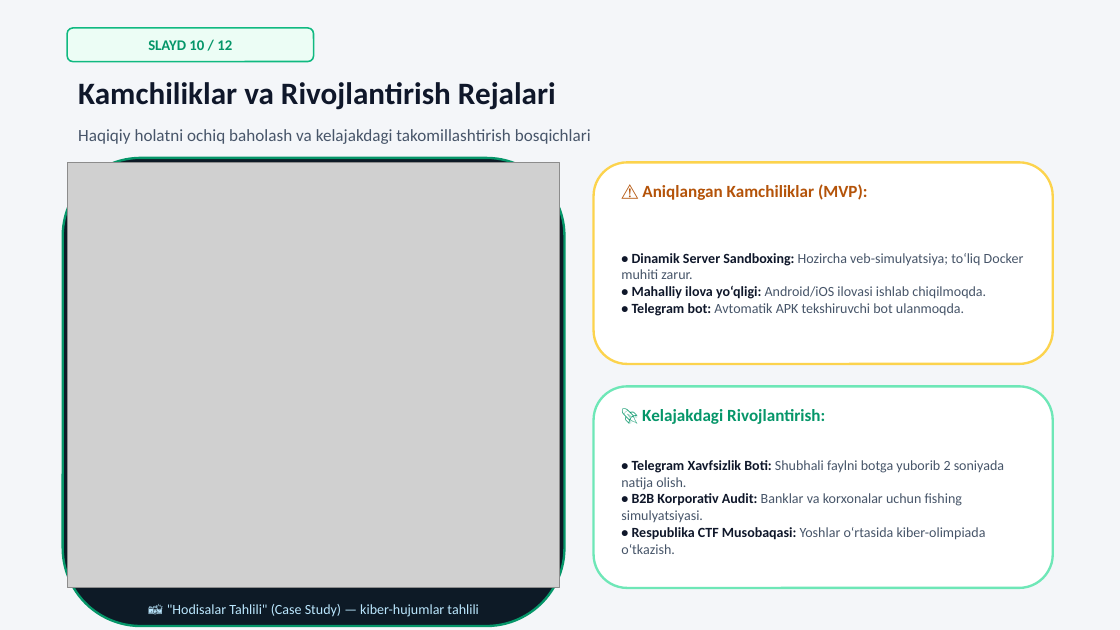
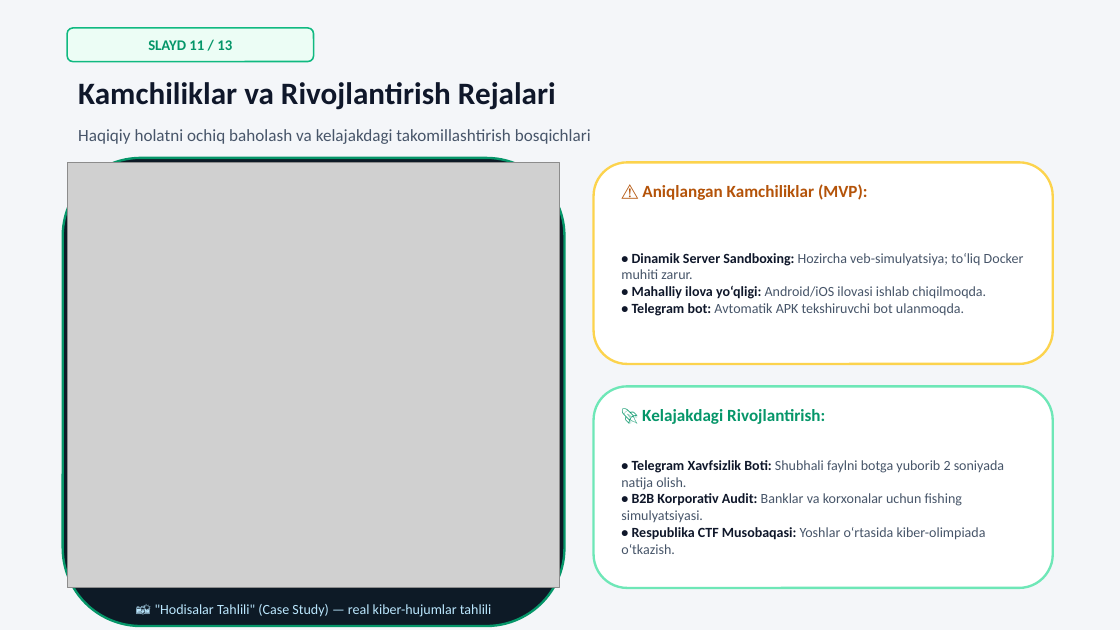
Before and after one commit to bexruzabduraxmonov/kiber-qoriqchi, a slide deck: slide 11 of KiberQoriqchi_Prezentatsiya.pptx (slide 10 before the commit). Drawn at 1120x630 pixels with LibreOffice and Linux fonts; fonts in the diff are those of the drawing; grey boxes stand for pictures. Boxes give left, top, right and bottom in pixels: in the first picture for what was removed or moved away, otherwise in the second. Text is boxed around its words. In the diff, an @@ line names an element or a change of style, - is before the commit and + after.

Commit message:
feat: Muallif (Abduraxmonov Bexruz) slaydi va rasmi prezentatsiyaga qoshildi

```diff
--- a/KiberQoriqchi_Prezentatsiya.pptx
+++ b/KiberQoriqchi_Prezentatsiya.pptx
@@ text at (x1=148, y1=40, x2=232, y2=50): text changed @@
-SLAYD 10 / 12
+SLAYD 11 / 13
@@ text at (x1=155, y1=604, x2=491, y2=617): text changed @@
-📸 "Hodisalar Tahlili" (Case Study) — kiber-hujumlar tahlili
+📸 "Hodisalar Tahlili" (Case Study) — real kiber-hujumlar tahlili
```
Also in this commit, not shown: 11 other slides changed, 1 slide added, 8 other files.
